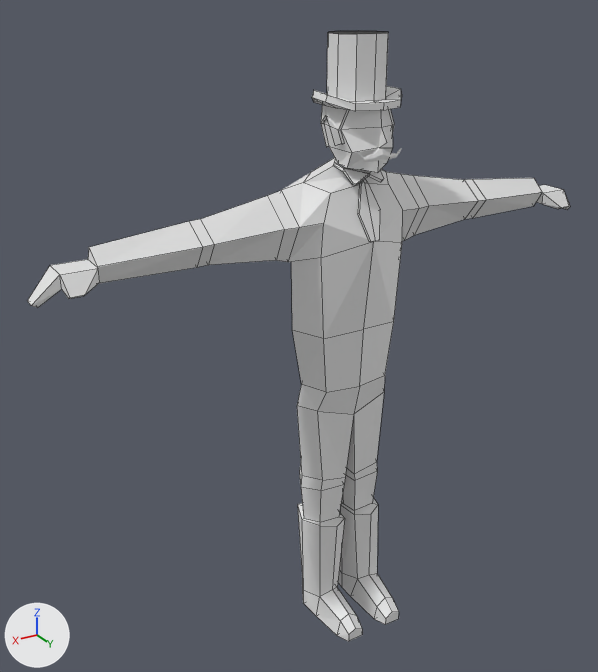
Two versions of the Blender file assets/models/groundskeeper/groundskeeper.blend, one commit apart.
Rendered twice from a camera (50 mm lens) standing at (3.23, 4.76, 4.83) and looking at (0.28, -0.15, 2.38). The lights are fixed; the arrows at lower left show +X, +Y and +Z. The picture after the commit comes second. Mesh edges are drawn as thin lines on the coarser meshes.

In view in the first picture: 'CollarAndTie', 'Groundskeeper', 'Hat' and 2 more.
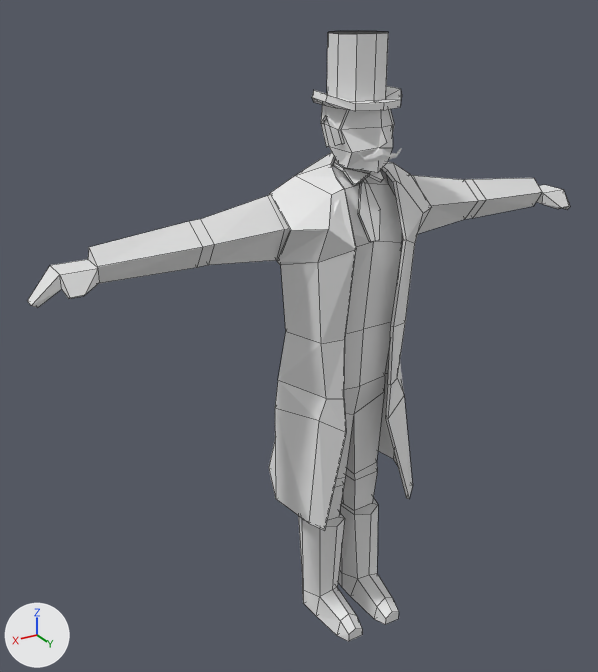
Commit message: Got the jacket to work

What differs and where, as boxes (x1, y1, x2, y2) in the pictures (598 x 672 px):
'Jacket', shown
    after: (269, 152, 432, 531)

The change in detail:
me_cube_009 is used by ob_jacket; location (0.0, 0.0, 2.436); scale (0.355, 0.368, 0.31).
me_cube_009 had 39 vertices, 24 faces and spanned x -1.61..0.18, y -0.98..1.17, z -4.59..4.21.
me_cube_009 now has 146 vertices, 132 faces and spans x -1.67..1.67, y -1.05..1.24, z -4.59..4.28.
Part 1, on me_cube_009:
24 faces are deleted.
107 vertices are added at x -1.67..1.67, y -1.05..1.24, z -4.59..4.28.
132 new faces join them.
Object 'Jacket' (ob_jacket) loses its MIRROR modifier named 'Mirror'.
Object 'Jacket' (ob_jacket) loses its SOLIDIFY modifier named 'Solidify'.
Modifier setting removed (it was thickness = -0.07).
Object 'Jacket' (ob_jacket) is now shown.
